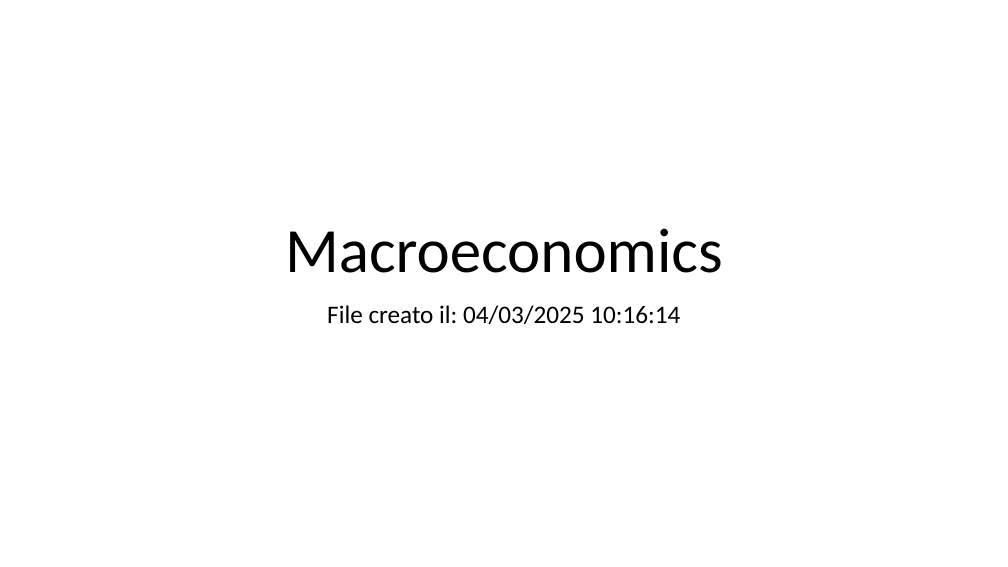
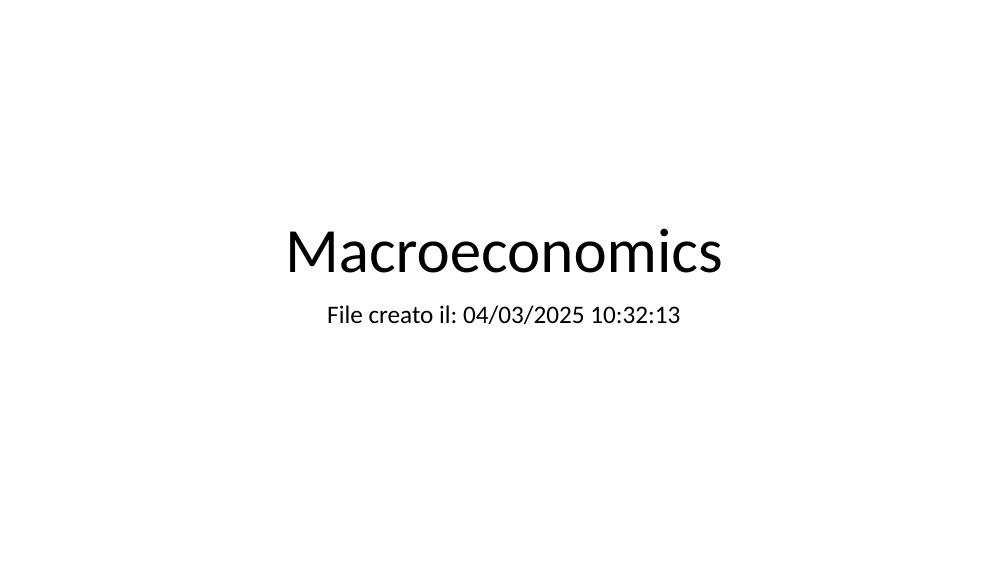
Before and after one commit to ChristianChimi/Financial-Analytics, a slide deck: slide 1 of Macroeconomics-Analytics/Macroeconomics.pptx. Drawn at 1008x567 pixels with LibreOffice and Linux fonts; fonts in the diff are those of the drawing. Boxes give left, top, right and bottom in pixels: in the first picture for what was removed or moved away, otherwise in the second. Text is boxed around its words. In the diff, an @@ line names an element or a change of style, - is before the commit and + after.

```diff
--- a/Macroeconomics-Analytics/Macroeconomics.pptx
+++ b/Macroeconomics-Analytics/Macroeconomics.pptx
@@ subtitle at <box>327,305,680,324</box>: text changed @@
-File creato il: 04/03/2025 10:16:14
+File creato il: 04/03/2025 10:32:13
```
Also in this commit, not shown: 1 other file.
